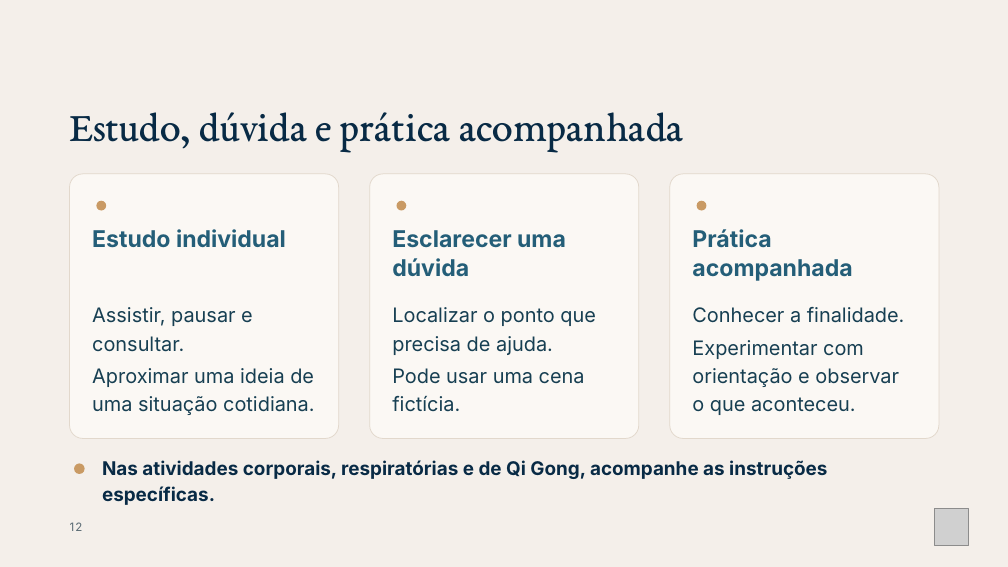
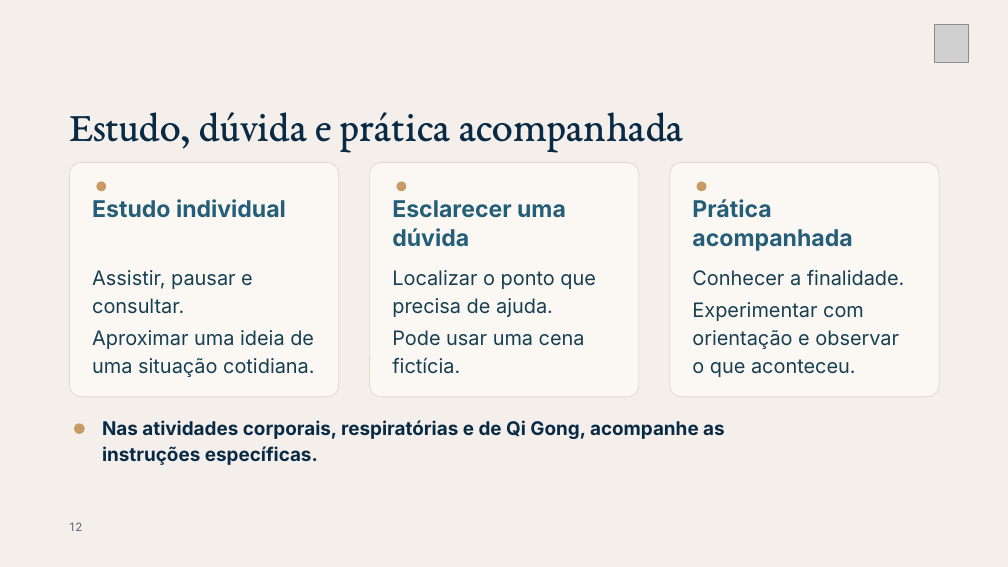
Before and after one commit to fabianodeliberalli/base-cognitiva-vault, a slide deck: slide 12 of 70 - Produções/Cursos/Curso - Nome Provisório/Materiais/Módulo 0/TSH · M0.2 · Como usar os materiais - padronizado.pptx. Drawn at 1008x567 pixels with LibreOffice and Linux fonts; fonts in the diff are those of the drawing; grey boxes stand for pictures. Boxes give left, top, right and bottom in pixels: in the first picture for what was removed or moved away, otherwise in the second. Text is boxed around its words. In the diff, an @@ line names an element or a change of style, - is before the commit and + after.

```diff
--- a/70 - Produções/Cursos/Curso - Nome Provisório/Materiais/Módulo 0/TSH · M0.2 · Como usar os materiais - padronizado.pptx
+++ b/70 - Produções/Cursos/Curso - Nome Provisório/Materiais/Módulo 0/TSH · M0.2 · Como usar os materiais - padronizado.pptx
@@ picture: place and size @@
-picture at bbox=[935, 508, 969, 546]
+picture at bbox=[935, 24, 969, 62]
@@ rounded rectangle: place and size @@
-rounded rectangle at bbox=[70, 174, 339, 439]
+rounded rectangle at bbox=[70, 163, 339, 397]
@@ rounded rectangle: place and size @@
-rounded rectangle at bbox=[370, 174, 639, 439]
+rounded rectangle at bbox=[370, 163, 639, 397]
@@ rounded rectangle: place and size @@
-rounded rectangle at bbox=[670, 174, 939, 439]
+rounded rectangle at bbox=[670, 163, 939, 397]
@@ text "Estudo individual": place and size @@
-text "Estudo individual" at bbox=[92, 229, 286, 248]
+text "Estudo individual" at bbox=[92, 199, 286, 218]
@@ text "Esclarecer uma dúvida": place and size @@
-text "Esclarecer uma dúvida" at bbox=[392, 230, 566, 277]
+text "Esclarecer uma dúvida" at bbox=[392, 200, 566, 247]
@@ text "Prática acompanhada": place and size @@
-text "Prática acompanhada" at bbox=[692, 229, 852, 281]
+text "Prática acompanhada" at bbox=[692, 199, 852, 251]
@@ 3 ellipses: place and size @@
-3 ellipses at bbox=[96, 200, 706, 210]
+3 ellipses at bbox=[96, 181, 706, 191]
@@ text "Assistir, pausar e consultar.": place and size @@
-text "Assistir, pausar e consultar." at bbox=[92, 307, 314, 415]
+text "Assistir, pausar e consultar." at bbox=[92, 270, 314, 377]
@@ text "Localizar o ponto que precisa ...": place and size @@
-text "Localizar o ponto que precisa ..." at bbox=[392, 307, 596, 412]
+text "Localizar o ponto que precisa ..." at bbox=[392, 270, 596, 374]
@@ text "Conhecer a finalidade.": place and size @@
-text "Conhecer a finalidade." at bbox=[692, 307, 905, 415]
+text "Conhecer a finalidade." at bbox=[692, 270, 905, 377]
@@ text "Nas atividades corporais, respiratórias e ..." rewrapped from bbox=[102, 460, 827, 505] to bbox=[102, 420, 725, 465] @@
@@ ellipse: place and size @@
-ellipse at bbox=[74, 464, 85, 474]
+ellipse at bbox=[74, 423, 85, 434]
```
Also in this commit, not shown: 14 other slides changed, 27 other files.
